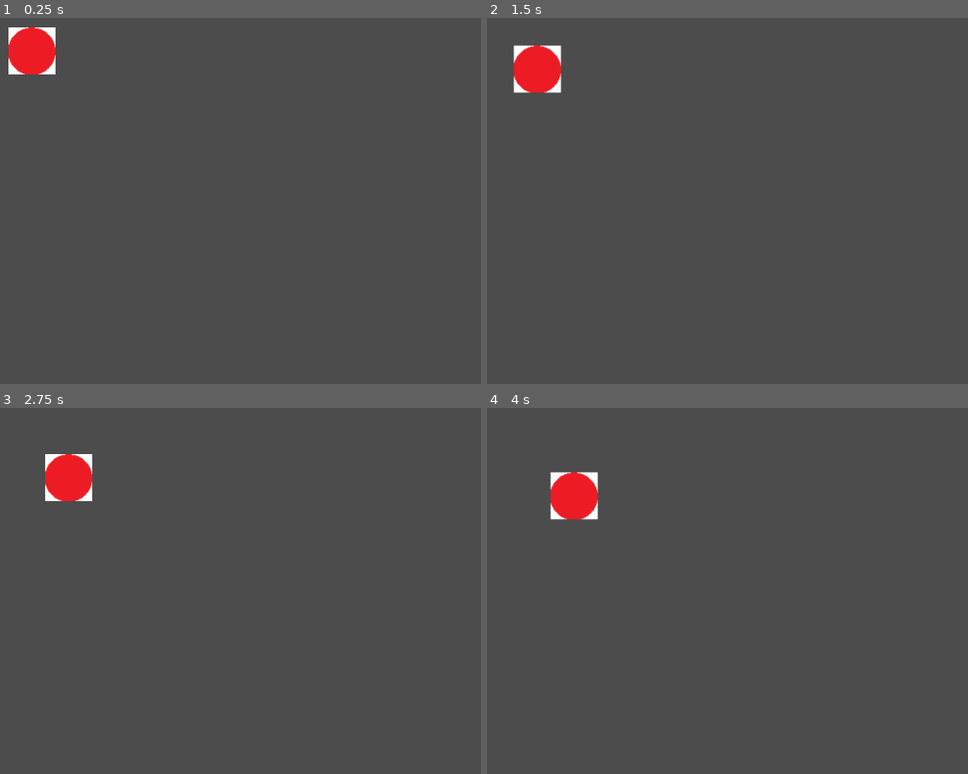
Above: before the commit, frames 1-4 (two rows, left to right).
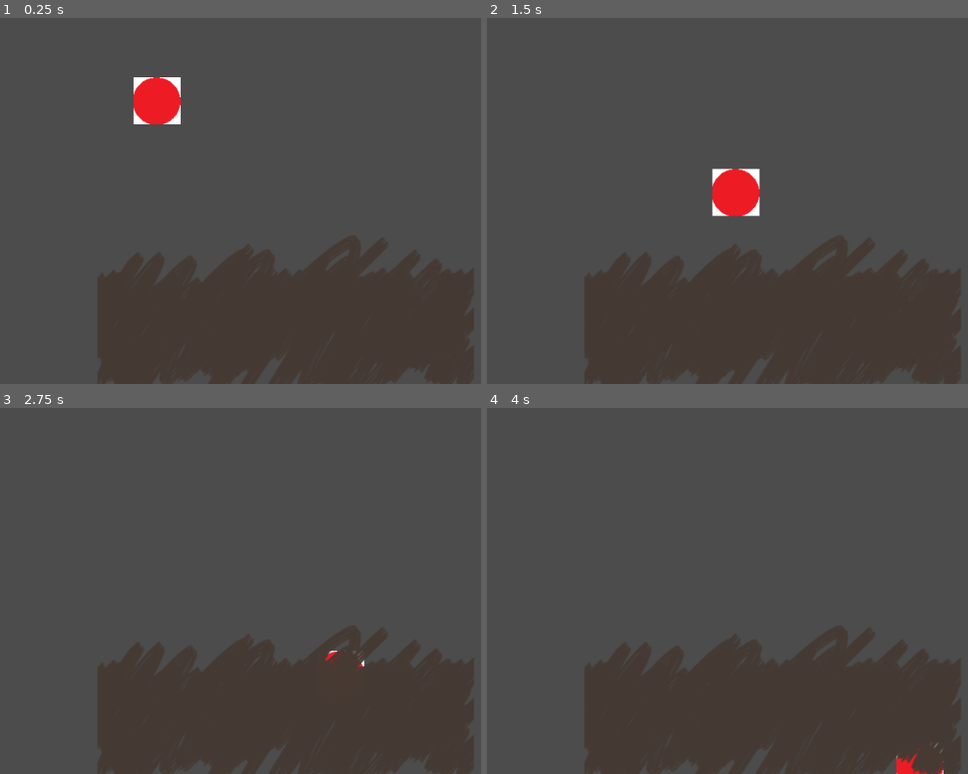
Above: after the commit, the same moments.

Repository: 4X3L/sky-high
Game: Godot game, scene res://Game.tscn
Same seed, same stepped clock (60 frames per second), same inputs: the game is played once before the commit and once after it. Before the commit the project has no main scene; this scene is started directly in both runs.
Inputs:
- Up to frame 1 (0.25 s): no input
- Up to frame 2 (1.5 s): no input
- Up to frame 3 (2.75 s): no input
- Up to frame 4 (4 s): no input

The runs differ from the first frame. In frame 1, 24% of the frame differs, in the area x 1-99%, y 2-100%; in frame 2, 24%, in the area x 5-99%, y 7-100%; in frame 3, 23%; in frame 4, 23%.

Commit message:
Added basic colision

Diff:
--- a/Game.tscn
+++ b/Game.tscn
@@ -1,8 +1,12 @@
-[gd_scene load_steps=2 format=2]
+[gd_scene load_steps=3 format=2]
 
 [ext_resource path="res://Player.tscn" type="PackedScene" id=1]
+[ext_resource path="res://Platform.tscn" type="PackedScene" id=2]
 
 [node name="Node2D" type="Node2D"]
 
 [node name="Node2D" parent="." instance=ExtResource( 1 )]
-position = Vector2( 251.206, 141.279 )
+position = Vector2( 400.465, 189.21 )
+
+[node name="Platform" parent="." instance=ExtResource( 2 )]
+position = Vector2( 601.241, 492.345 )
--- a/Player.gd
+++ b/Player.gd
@@ -1,12 +1,14 @@
-extends Node2D
+extends KinematicBody2D
+
+# https://docs.godotengine.org/en/stable/classes/class_node2d.html
+# https://docs.godotengine.org/en/stable/tutorials/physics/using_kinematic_body_2d.html
 
 
 # Declare member variables here. Examples:
 # var a = 2
 # var b = "text"
 
-var xVelocity = 20
-var yVelocity = 20
+const velocity = Vector2(100, 100)
 
 
 # Called when the node enters the scene tree for the first time.
@@ -16,5 +18,11 @@
 
 # Called every frame. 'delta' is the elapsed time since the previous frame.
 func _process(delta):
-	position[0] = position[0] + ( xVelocity * delta )
-	position[1] = position[1] + ( yVelocity * delta )
+	var collision_data = move_and_collide(velocity * delta)
+
+	if collision_data:
+		print("I hit ", collision_data.collider.name)
+		velocity[1] = - velocity[1]
+
+	#position[0] = position[0] + ( xVelocity * delta )
+	#position[1] = position[1] + ( yVelocity * delta )
--- a/Player.tscn
+++ b/Player.tscn
@@ -1,10 +1,17 @@
-[gd_scene load_steps=3 format=2]
+[gd_scene load_steps=4 format=2]
 
 [ext_resource path="res://Player.gd" type="Script" id=1]
 [ext_resource path="res://player.png" type="Texture" id=2]
 
-[node name="Node2D" type="Node2D"]
+[sub_resource type="CircleShape2D" id=1]
+
+[node name="KinematicBody2D" type="KinematicBody2D"]
 script = ExtResource( 1 )
 
 [node name="Sprite" type="Sprite" parent="."]
+position = Vector2( 0.396851, 0 )
 texture = ExtResource( 2 )
+
+[node name="CollisionShape2D" type="CollisionShape2D" parent="."]
+scale = Vector2( 3.295, 3.257 )
+shape = SubResource( 1 )
--- /dev/null
+++ b/ScrapKautz.gd
@@ -0,0 +1,233 @@
+class_name Player
+extends RigidBody2D
+
+# Character Demo, written by Juan Linietsky.
+#
+#  Implementation of a 2D Character controller.
+#  This implementation uses the physics engine for
+#  controlling a character, in a very similar way
+#  than a 3D character controller would be implemented.
+#
+#  Using the physics engine for this has the main advantages:
+#    - Easy to write.
+#    - Interaction with other physics-based objects is free
+#    - Only have to deal with the object linear velocity, not position
+#    - All collision/area framework available
+#
+#  But also has the following disadvantages:
+#    - Objects may bounce a little bit sometimes
+#    - Going up ramps sends the chracter flying up, small hack is needed.
+#    - A ray collider is needed to avoid sliding down on ramps and
+#      undesiderd bumps, small steps and rare numerical precision errors.
+#      (another alternative may be to turn on friction when the character is not moving).
+#    - Friction cant be used, so floor velocity must be considered
+#      for moving platforms.
+
+
+
+
+const WALK_ACCEL = 500.0
+const WALK_DEACCEL = 500.0
+const WALK_MAX_VELOCITY = 140.0
+const AIR_ACCEL = 100.0
+const AIR_DEACCEL = 100.0
+const JUMP_VELOCITY = 380
+const STOP_JUMP_FORCE = 450.0
+const MAX_SHOOT_POSE_TIME = 0.3
+const MAX_FLOOR_AIRBORNE_TIME = 0.15
+
+var anim = ""
+var siding_left = false
+var jumping = false
+var stopping_jump = false
+var shooting = false
+
+var floor_h_velocity = 0.0
+
+var airborne_time = 1e20
+var shoot_time = 1e20
+
+var Bullet = preload("res://player/Bullet.tscn")
+var Enemy = preload("res://enemy/Enemy.tscn")
+
+onready var sound_jump = $SoundJump
+onready var sound_shoot = $SoundShoot
+onready var sprite = $Sprite
+onready var sprite_smoke = sprite.get_node(@"Smoke")
+onready var animation_player = $AnimationPlayer
+onready var bullet_shoot = $BulletShoot
+
+func _integrate_forces(s):
+	var lv = s.get_linear_velocity()
+	var step = s.get_step()
+
+	var new_anim = anim
+	var new_siding_left = siding_left
+
+	# Get player input.
+	var move_left = Input.is_action_pressed("move_left")
+	var move_right = Input.is_action_pressed("move_right")
+	var jump = Input.is_action_pressed("jump")
+	var shoot = Input.is_action_pressed("shoot")
+	var spawn = Input.is_action_pressed("spawn")
+
+	if spawn:
+		call_deferred("_spawn_enemy_above")
+
+	# Deapply prev floor velocity.
+	lv.x -= floor_h_velocity
+	floor_h_velocity = 0.0
+
+	# Find the floor (a contact with upwards facing collision normal).
+	var found_floor = false
+	var floor_index = -1
+
+	for x in range(s.get_contact_count()):
+		var ci = s.get_contact_local_normal(x)
+
+		if ci.dot(Vector2(0, -1)) > 0.6:
+			found_floor = true
+			floor_index = x
+
+	# A good idea when implementing characters of all kinds,
+	# compensates for physics imprecision, as well as human reaction delay.
+	if shoot and not shooting:
+		call_deferred("_shot_bullet")
+	else:
+		shoot_time += step
+
+	if found_floor:
+		airborne_time = 0.0
+	else:
+		airborne_time += step # Time it spent in the air.
+
+	var on_floor = airborne_time < MAX_FLOOR_AIRBORNE_TIME
+
+	# Process jump.
+	if jumping:
+		if lv.y > 0:
+			# Set off the jumping flag if going down.
+			jumping = false
+		elif not jump:
+			stopping_jump = true
+
+		if stopping_jump:
+			lv.y += STOP_JUMP_FORCE * step
+
+	if on_floor:
+		# Process logic when character is on floor.
+		if move_left and not move_right:
+			if lv.x > -WALK_MAX_VELOCITY:
+				lv.x -= WALK_ACCEL * step
+		elif move_right and not move_left:
+			if lv.x < WALK_MAX_VELOCITY:
+				lv.x += WALK_ACCEL * step
+		else:
+			var xv = abs(lv.x)
+			xv -= WALK_DEACCEL * step
+			if xv < 0:
+				xv = 0
+			lv.x = sign(lv.x) * xv
+
+		# Check jump.
+		if not jumping and jump:
+			lv.y = -JUMP_VELOCITY
+			jumping = true
+			stopping_jump = false
+			sound_jump.play()
+
+		# Check siding.
+		if lv.x < 0 and move_left:
+			new_siding_left = true
+		elif lv.x > 0 and move_right:
+			new_siding_left = false
+		if jumping:
+			new_anim = "jumping"
+		elif abs(lv.x) < 0.1:
+			if shoot_time < MAX_SHOOT_POSE_TIME:
+				new_anim = "idle_weapon"
+			else:
+				new_anim = "idle"
+		else:
+			if shoot_time < MAX_SHOOT_POSE_TIME:
+				new_anim = "run_weapon"
+			else:
+				new_anim = "run"
+	else:
+		# Process logic when the character is in the air.
+		if move_left and not move_right:
+			if lv.x > -WALK_MAX_VELOCITY:
+				lv.x -= AIR_ACCEL * step
+		elif move_right and not move_left:
+			if lv.x < WALK_MAX_VELOCITY:
+				lv.x += AIR_ACCEL * step
+		else:
+			var xv = abs(lv.x)
+			xv -= AIR_DEACCEL * step
+
+			if xv < 0:
+				xv = 0
+			lv.x = sign(lv.x) * xv
+
+		if lv.y < 0:
+			if shoot_time < MAX_SHOOT_POSE_TIME:
+				new_anim = "jumping_weapon"
+			else:
+				new_anim = "jumping"
+		else:
+			if shoot_time < MAX_SHOOT_POSE_TIME:
+				new_anim = "falling_weapon"
+			else:
+				new_anim = "falling"
+
+	# Update siding.
+	if new_siding_left != siding_left:
+		if new_siding_left:
+			sprite.scale.x = -1
+		else:
+			sprite.scale.x = 1
+
+		siding_left = new_siding_left
+
+	# Change animation.
+	if new_anim != anim:
+		anim = new_anim
+		animation_player.play(anim)
+
+	shooting = shoot
+
+	# Apply floor velocity.
+	if found_floor:
+		floor_h_velocity = s.get_contact_collider_velocity_at_position(floor_index).x
+		lv.x += floor_h_velocity
+
+	# Finally, apply gravity and set back the linear velocity.
+	lv += s.get_total_gravity() * step
+	s.set_linear_velocity(lv)
+
+
+func _shot_bullet():
+	shoot_time = 0
+	var bi = Bullet.instance()
+	var ss
+	if siding_left:
+		ss = -1.0
+	else:
+		ss = 1.0
+	var pos = position + bullet_shoot.position * Vector2(ss, 1.0)
+
+	bi.position = pos
+	get_parent().add_child(bi)
+
+	bi.linear_velocity = Vector2(400.0 * ss, -40)
+
+	sprite_smoke.restart()
+	sound_shoot.play()
+
+	add_collision_exception_with(bi) # Make bullet and this not collide.
+
+
+func _spawn_enemy_above():
+	var e = Enemy.instance()
+	e.position = position + 50 * Vector2.UP
+	get_parent().add_child(e)
--- a/project.godot
+++ b/project.godot
@@ -8,14 +8,20 @@
 
 config_version=4
 
-_global_script_classes=[  ]
+_global_script_classes=[ {
+"base": "RigidBody2D",
+"class": "Player",
+"language": "GDScript",
+"path": "res://ScrapKautz.gd"
+} ]
 _global_script_class_icons={
-
+"Player": ""
 }
 
 [application]
 
 config/name="sky-high"
+run/main_scene="res://Game.tscn"
 config/icon="res://icon.png"
 
 [rendering]
